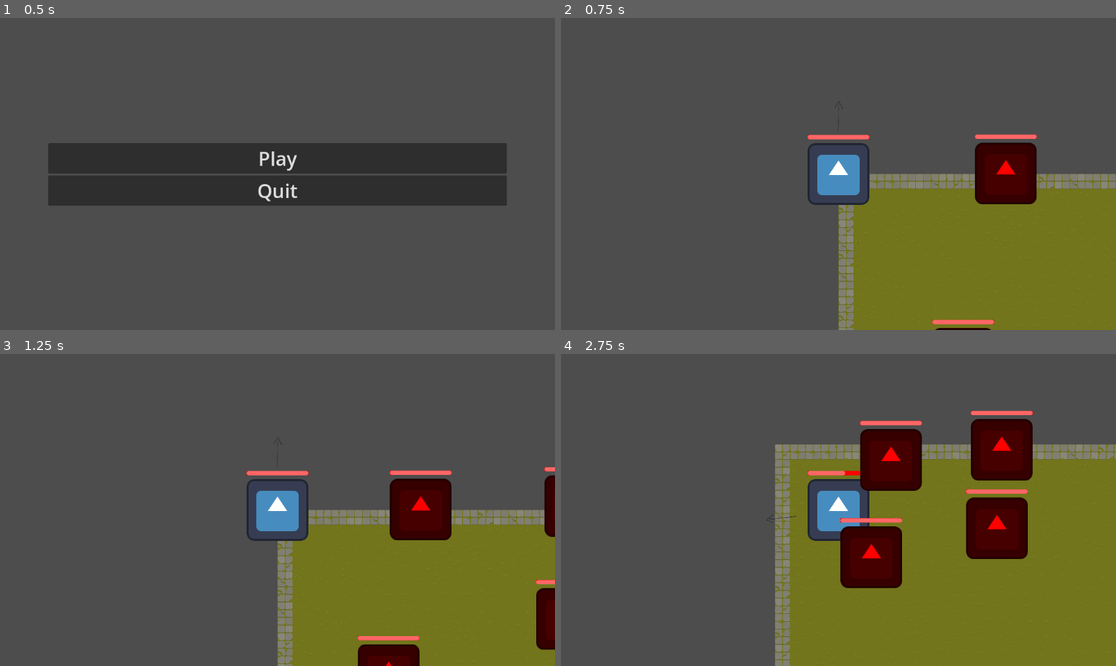
Above: before the commit, frames 1-4 (two rows, left to right).
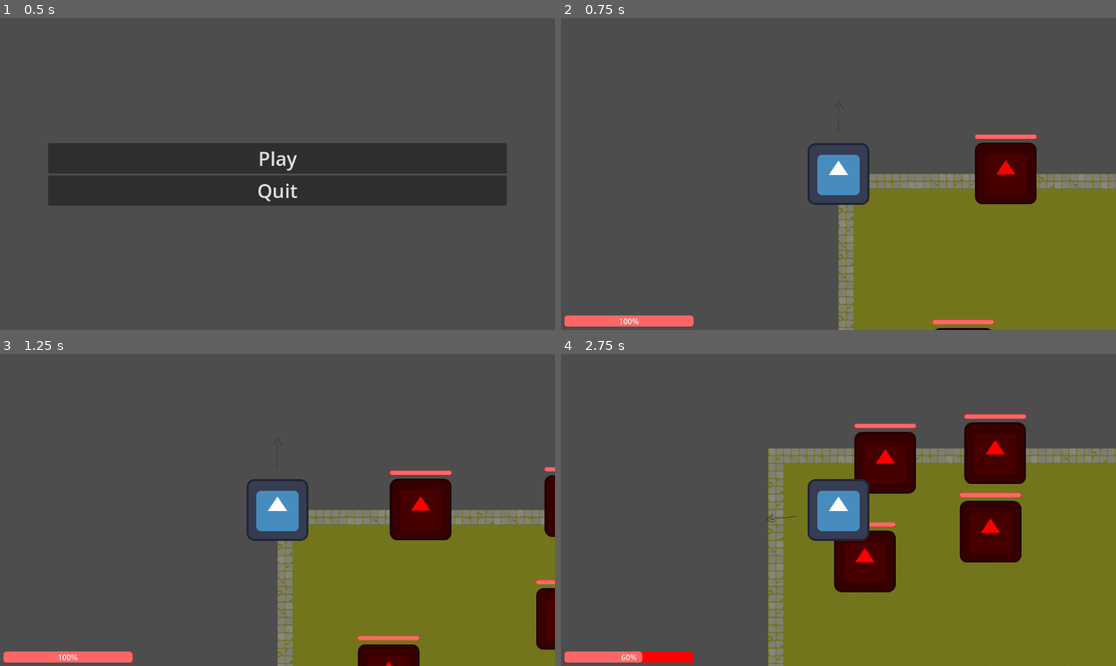
Above: after the commit, the same moments.

Repository: TryHardPotat/FYP_2
Game: Godot game, scene res://start_menu.tscn
The game is run twice, just before and just after one commit, with the same random seed, the same clock (stepped at 60 frames per second) and the same inputs. The engine's default icon, where the game draws it, is replaced by a stand-in: a white triangle on a blue panel in a dark square.
Inputs (mouse positions are in pixels of both pictures, inside the frame that each line leads up to):
- Up to frame 1 (0.5 s): no input
- Up to frame 2 (0.75 s): click "Play" at 0.5 s
- Up to frame 3 (1.25 s): no input
- Up to frame 4 (2.75 s): move the mouse to (960, 494) at 1.27 s; hold D (move_right) 1.28-2.03 s; tap Shift (dash) at 1.35 s; move the mouse to (727, 525) at 2.02 s; hold S (move_down) from 2.03 s (still down); tap Space (primary_attack) at 2.1 s

Frame 1 is identical in both runs. In frame 2, 1.0% of the frame differs, in the area x 0-56%, y 37-99%; in frame 3, 1.0%; in frame 4, 8.8%, in the area x 0-100%, y 18-100%.

Commit message:
Reorganized files and UI elements

Diff:
--- a/active_scene.tscn
+++ b/active_scene.tscn
@@ -1,15 +1,17 @@
-[gd_scene load_steps=5 format=3 uid="uid://ds6444yst4pnl"]
+[gd_scene load_steps=5 format=3 uid="uid://dp2xvh7q3nltd"]
 
-[ext_resource type="PackedScene" uid="uid://byjobqop50cew" path="res://warrior.tscn" id="1_hciqs"]
-[ext_resource type="PackedScene" uid="uid://deq5qgy4siawj" path="res://rat.tscn" id="2_7kere"]
+[ext_resource type="PackedScene" uid="uid://byjobqop50cew" path="res://scenes/entities/warrior.tscn" id="1_hciqs"]
+[ext_resource type="PackedScene" uid="uid://deq5qgy4siawj" path="res://scenes/entities/rat.tscn" id="2_7kere"]
 [ext_resource type="Script" path="res://dungeon_generator.gd" id="3_onls7"]
-[ext_resource type="PackedScene" uid="uid://b4ge8rotac0uo" path="res://rooms/room_1.tscn" id="4_n084y"]
+[ext_resource type="PackedScene" uid="uid://b4ge8rotac0uo" path="res://scenes/rooms/room_1.tscn" id="4_n084y"]
 
 [node name="ActiveScene" type="Node2D"]
 
-[node name="Warrior" parent="." instance=ExtResource("1_hciqs")]
+[node name="Enemies" type="Node2D" parent="."]
 
-[node name="Enemies" type="Node2D" parent="."]
+[node name="SpawnInterval" type="Timer" parent="Enemies"]
+wait_time = 5.0
+one_shot = true
 
 [node name="Rat" parent="Enemies" node_paths=PackedStringArray("player") instance=ExtResource("2_7kere")]
 position = Vector2(364, -1)
@@ -27,6 +29,10 @@
 position = Vector2(663, 250)
 player = NodePath("../../Warrior")
 
+[node name="Warrior" parent="." instance=ExtResource("1_hciqs")]
+
 [node name="DungeonGenerator" type="Node" parent="."]
 script = ExtResource("3_onls7")
 room_scenes = Array[PackedScene]([ExtResource("4_n084y")])
+
+[connection signal="timeout" from="Enemies/SpawnInterval" to="Enemies" method="_on_spawn_interval_timeout"]
--- a/rat.tscn
+++ b/scenes/entities/rat.tscn
@@ -1,6 +1,6 @@
 [gd_scene load_steps=7 format=3 uid="uid://deq5qgy4siawj"]
 
-[ext_resource type="Script" path="res://rat.gd" id="1_12t34"]
+[ext_resource type="Script" path="res://scenes/entities/rat.gd" id="1_12t34"]
 [ext_resource type="Texture2D" uid="uid://cgbghe6te32wb" path="res://assets/textures/icon.svg" id="1_y8omv"]
 
 [sub_resource type="CircleShape2D" id="CircleShape2D_c5pla"]
--- a/warrior.tscn
+++ b/scenes/entities/warrior.tscn
@@ -1,7 +1,7 @@
 [gd_scene load_steps=12 format=3 uid="uid://byjobqop50cew"]
 
 [ext_resource type="Texture2D" uid="uid://cgbghe6te32wb" path="res://assets/textures/icon.svg" id="1_2m0nl"]
-[ext_resource type="Script" path="res://warrior.gd" id="1_63q3t"]
+[ext_resource type="Script" path="res://scenes/entities/warrior.gd" id="1_63q3t"]
 [ext_resource type="Script" path="res://movement_component.gd" id="3_0jxj5"]
 [ext_resource type="Script" path="res://attack_component.gd" id="4_e1mwq"]
 [ext_resource type="Script" path="res://hitbox.gd" id="4_osyxv"]
@@ -73,16 +73,15 @@
 anchor_top = 1.0
 anchor_right = 0.5
 anchor_bottom = 1.0
-offset_left = -64.0
-offset_top = -81.0
-offset_right = 64.0
-offset_bottom = -72.0
+offset_left = -569.0
+offset_top = 299.0
+offset_right = -301.0
+offset_bottom = 317.0
 grow_horizontal = 2
 grow_vertical = 0
 theme_override_styles/background = SubResource("StyleBoxFlat_tk88w")
 max_value = 10.0
 value = 10.0
-show_percentage = false
 
 [connection signal="timeout" from="DashTimer" to="MovementComponent" method="_on_dash_timer_timeout"]
 [connection signal="body_entered" from="Hitbox" to="Hitbox" method="_on_body_entered"]
Renamed: rat.gd -> scenes/entities/rat.gd
Renamed: warrior.gd -> scenes/entities/warrior.gd
Renamed: rooms/room_1.tscn -> scenes/rooms/room_1.tscn
